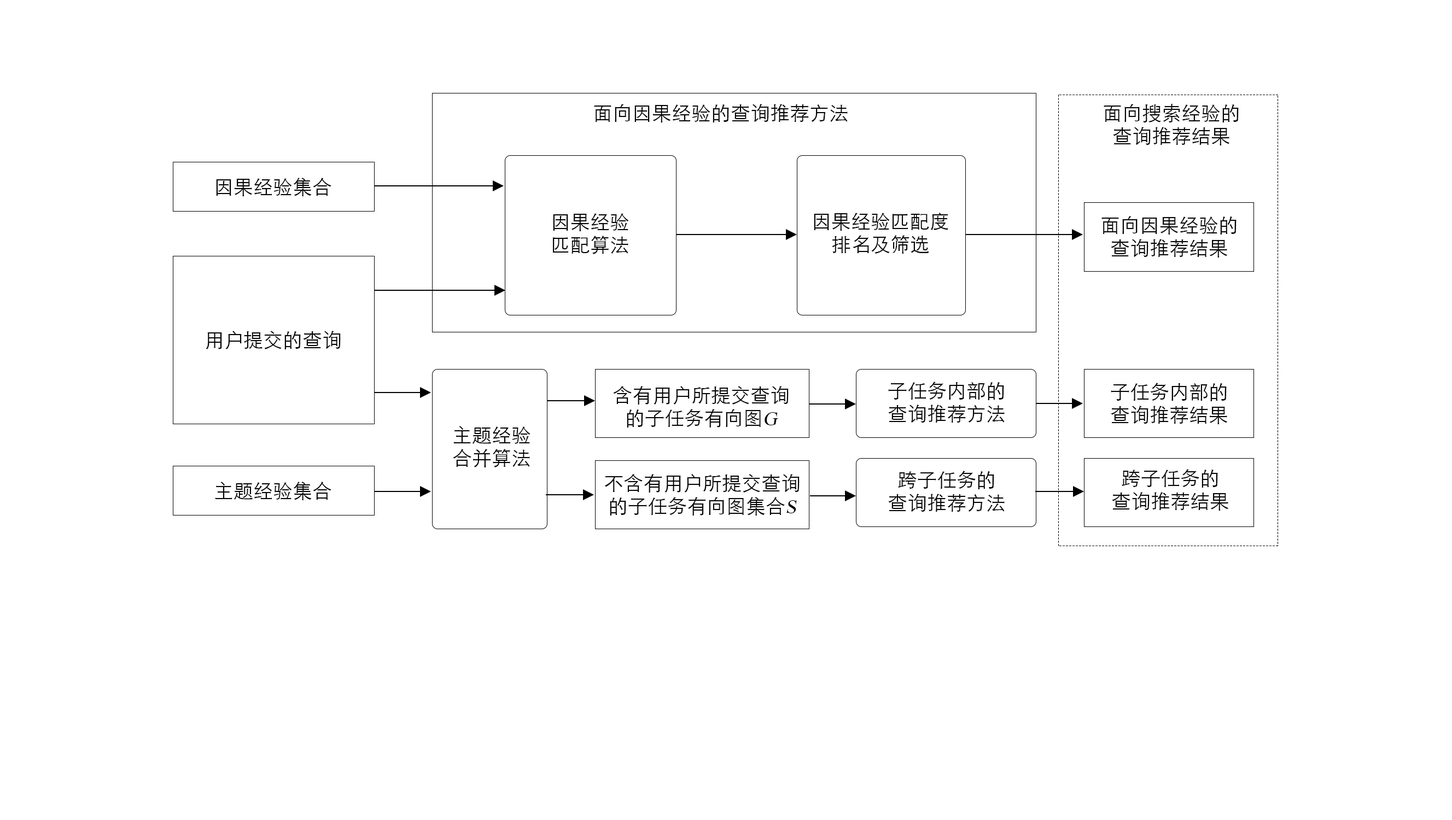
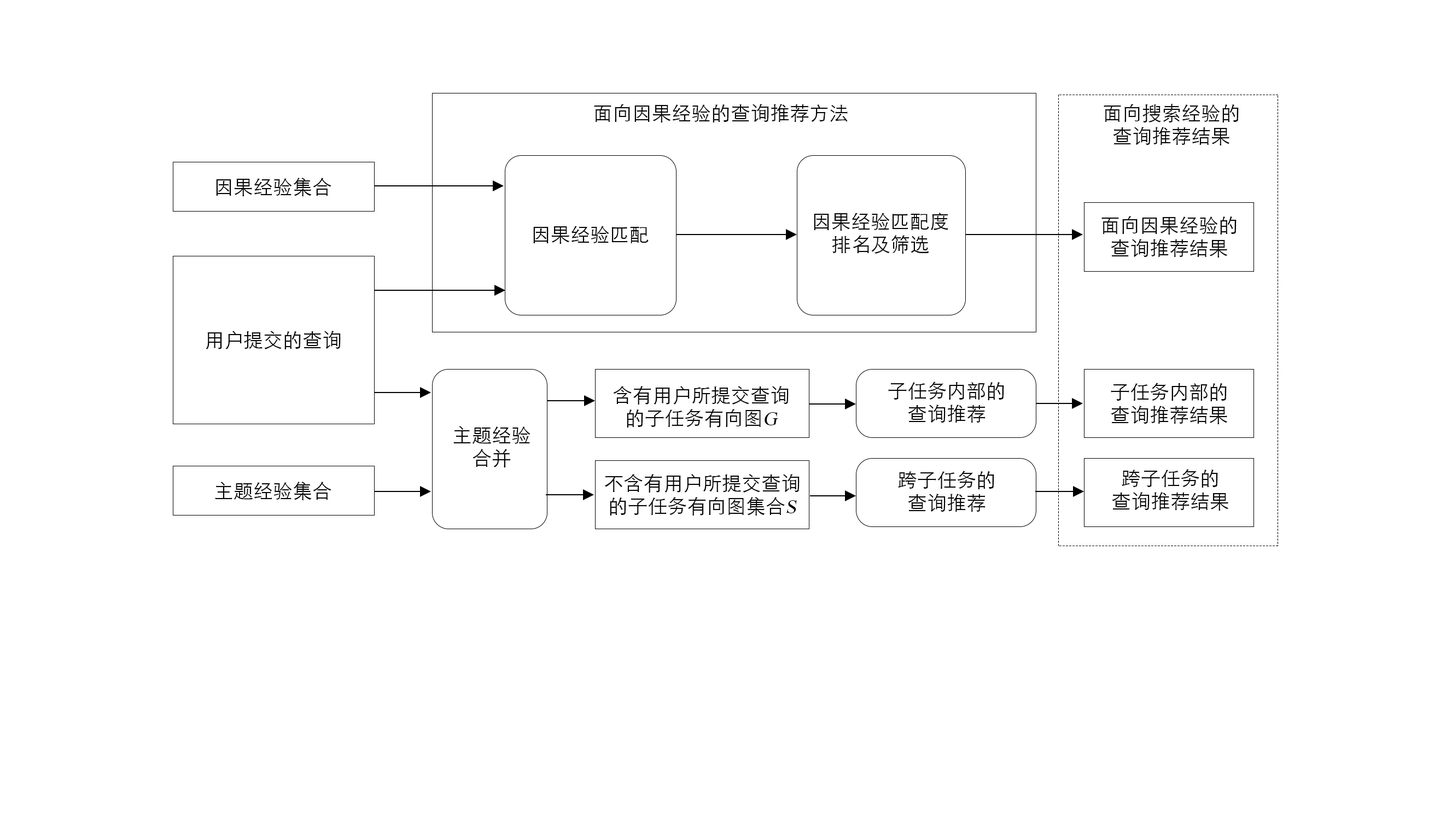
Layers edited between the first and the second w=1452, h=820 image:
painted on "圆角矩形 1 拷贝" over <box>796,155,966,316</box>
painted on "圆角矩形 1 拷贝 2" over <box>432,369,548,530</box>
renamed "主题经验 合并算法" to "主题经验 合并", painted on it over <box>452,449,530,468</box>
painted on "圆角矩形 1" over <box>504,155,677,316</box>
renamed "因果经验 匹配算法" to "因果经验匹配", painted on it over <box>533,213,649,255</box>
painted on "圆角矩形 2 拷贝" over <box>855,458,1037,528</box>
renamed "跨子任务的 查询推荐方法" to "跨子任务的 查询推荐", painted on it over <box>888,493,1005,512</box>
painted on "圆角矩形 2" over <box>855,369,1037,439</box>
renamed "子任务内部的 查询推荐方法" to "子任务内部的 查询推荐", painted on it over <box>888,404,1005,423</box>
